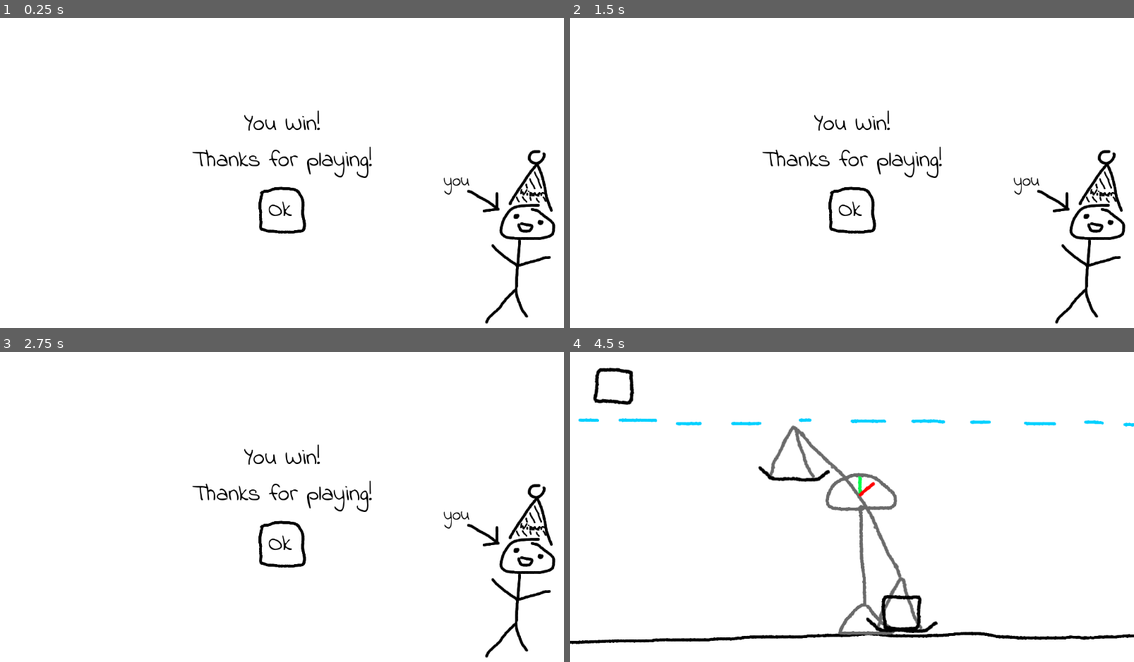
Above: before the commit, frames 1-4 (two rows, left to right).
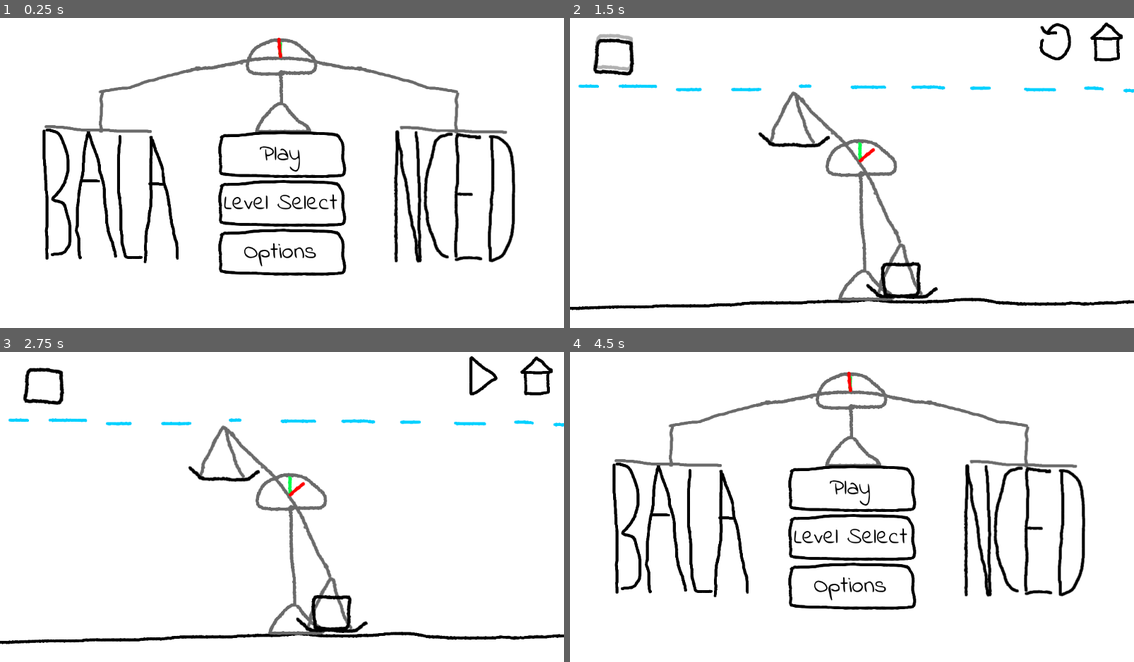
Above: after the commit, the same moments.

Repository: lzxh7/balanced
Game: Godot game, scene res://scenes/main.tscn
Two runs of this game, one before a commit and one after it. Both use one fixed random seed, a clock stepped at 60 frames per second and the inputs below. The engine's default icon, where the game draws it, is replaced by a stand-in: a white triangle on a blue panel in a dark square.
Inputs (mouse positions are in pixels of both pictures, inside the frame that each line leads up to):
- Up to frame 1 (0.25 s): no input
- Up to frame 2 (1.5 s): click (852, 154) at 0.5 s, where only the run after the commit has a clickable "Play"; click (1060, 42) at 1.27 s
- Up to frame 3 (2.75 s): click (490, 376) at 2.02 s
- Up to frame 4 (4.5 s): click (852, 544) at 2.75 s, where only the run before the commit has a clickable "Ok"; click (852, 488) at 3.5 s, where only the run before the commit has a clickable "Play"; click (1111, 376) at 4.27 s

The runs differ from the first frame. In frame 1, 11% of the frame differs, in the area x 7-99%, y 6-99%; in frame 2, 7.3%; in frame 3, 7.1%; in frame 4, 13%, in the area x 0-100%, y 5-95%.

Commit message:
im done i think

Diff:
--- /dev/null
+++ b/default_bus_layout.tres
@@ -0,0 +1,15 @@
+[gd_resource type="AudioBusLayout" format=3 uid="uid://nhf1dwgm6xeq"]
+
+[resource]
+bus/1/name = &"SFX"
+bus/1/solo = false
+bus/1/mute = false
+bus/1/bypass_fx = false
+bus/1/volume_db = 0.0
+bus/1/send = &"Master"
+bus/2/name = &"Music"
+bus/2/solo = false
+bus/2/mute = false
+bus/2/bypass_fx = false
+bus/2/volume_db = 0.0
+bus/2/send = &"Master"
--- a/project.godot
+++ b/project.godot
@@ -12,8 +12,13 @@
 
 config/name="Balanced"
 run/main_scene="res://scenes/main.tscn"
+config/use_custom_user_dir=true
 config/features=PackedStringArray("4.1", "Forward Plus")
-config/icon="res://icon.svg"
+boot_splash/bg_color=Color(1, 1, 1, 1)
+boot_splash/image="res://splash.png"
+boot_splash/fullsize=false
+config/icon="res://icon.png"
+config/windows_native_icon="res://icon.ico"
 
 [display]
 
--- a/scenes/explosive.tscn
+++ b/scenes/explosive.tscn
@@ -1,8 +1,9 @@
-[gd_scene load_steps=10 format=3 uid="uid://bkuxl7voktcvf"]
+[gd_scene load_steps=11 format=3 uid="uid://bkuxl7voktcvf"]
 
 [ext_resource type="Script" path="res://scripts/explosive.gd" id="1_6kk0j"]
 [ext_resource type="Texture2D" uid="uid://blg77ottyqxnm" path="res://textures/explosion_particle.png" id="2_cxrj8"]
 [ext_resource type="Script" path="res://scripts/free_particles.gd" id="3_crsuf"]
+[ext_resource type="AudioStream" uid="uid://dsquqywsqx7ue" path="res://sounds/explosion.wav" id="4_ns6ww"]
 
 [sub_resource type="CircleShape2D" id="CircleShape2D_osktv"]
 
@@ -50,3 +51,6 @@
 one_shot = true
 explosiveness = 0.75
 script = ExtResource("3_crsuf")
+
+[node name="AudioStreamPlayer" type="AudioStreamPlayer" parent="GPUParticles2D"]
+stream = ExtResource("4_ns6ww")
--- a/scenes/levels/level_4.tscn
+++ b/scenes/levels/level_4.tscn
@@ -22,12 +22,13 @@
 
 [node name="Box" parent="." index="4" instance=ExtResource("6_nj6nc")]
 position = Vector2(72, 69)
+freeze = true
 
 [node name="Draggable" type="Node" parent="Box" index="2" node_paths=PackedStringArray("not_draggable_area")]
 script = ExtResource("5_f48f7")
 not_draggable_area = NodePath("../../NotDraggableArea")
 
-[node name="Scale" parent="." index="5"]
+[node name="Scale" parent="." index="6"]
 position = Vector2(451, 418)
 
 [node name="Pivot" parent="Scale" index="1"]
--- a/scenes/main.tscn
+++ b/scenes/main.tscn
@@ -27,6 +27,9 @@
 [ext_resource type="Texture2D" uid="uid://dgqaj1i5bk1ju" path="res://textures/ui/go_button.png" id="18_tucju"]
 [ext_resource type="Texture2D" uid="uid://dr5nf4p78in05" path="res://textures/ui/button.png" id="25_ddmly"]
 [ext_resource type="Texture2D" uid="uid://bqq1tky7e56si" path="res://textures/ui/winner.png" id="27_6loem"]
+[ext_resource type="AudioStream" uid="uid://cqa6qr8cuos3l" path="res://sounds/click.wav" id="28_5q5kt"]
+[ext_resource type="AudioStream" uid="uid://dd1j6741utlh" path="res://sounds/level_complete.wav" id="28_txy5a"]
+[ext_resource type="AudioStream" uid="uid://dsxb2fnf1b00b" path="res://sounds/music.mp3" id="30_r8qjr"]
 
 [sub_resource type="InputEventAction" id="InputEventAction_lm4fk"]
 action = &"home"
@@ -65,8 +68,8 @@
 
 [node name="Main" type="Node"]
 script = ExtResource("1_0cdf3")
-levels = Array[PackedScene]([ExtResource("2_ieaei"), ExtReso …(185 unchanged characters)…  ExtResource("11_taki0"), ExtResource("12_w75jh"), ExtResource("13_afn5w")])
-ghost_objects_color = Color(1, 1, 1, 0.313726)
+levels = Array[PackedScene]([ExtResource("2_ieaei"), ExtReso …(185 unchanged characters)…  ExtResource("11_taki0"), ExtResource("13_afn5w"), ExtResource("12_w75jh")])
+ghost_objects_color = Color(1, 1, 1, 0.305882)
 
 [node name="UI" type="CanvasLayer" parent="."]
 script = ExtResource("2_di1ye")
@@ -81,7 +84,6 @@
 mouse_filter = 1
 
 [node name="Menu" type="Control" parent="UI/Screens"]
-visible = false
 layout_mode = 1
 anchors_preset = 15
 anchor_right = 1.0
@@ -262,7 +264,6 @@
 mouse_filter = 1
 
 [node name="HBoxContainer" type="HBoxContainer" parent="UI/Screens/InGame"]
-visible = false
 layout_mode = 1
 anchors_preset = 1
 anchor_left = 1.0
@@ -272,6 +273,7 @@
 grow_horizontal = 0
 
 [node name="NextButton" type="Button" parent="UI/Screens/InGame/HBoxContainer"]
+visible = false
 custom_minimum_size = Vector2(100, 100)
 layout_mode = 2
 focus_mode = 0
@@ -319,6 +321,7 @@
 script = ExtResource("17_eji01")
 
 [node name="Win" type="Control" parent="UI/Screens"]
+visible = false
 layout_mode = 1
 anchors_preset = 15
 anchor_right = 1.0
@@ -401,11 +404,23 @@
 grow_vertical = 0
 texture = ExtResource("27_6loem")
 
-[node name="HitSound" type="AudioStreamPlayer" parent="."]
-max_polyphony = 64
+[node name="LevelComplete" type="AudioStreamPlayer" parent="."]
+stream = ExtResource("28_txy5a")
+volume_db = -3.682
+bus = &"SFX"
+
+[node name="Click" type="AudioStreamPlayer" parent="."]
+stream = ExtResource("28_5q5kt")
+volume_db = 10.98
+bus = &"SFX"
+
+[node name="Music" type="AudioStreamPlayer" parent="."]
+stream = ExtResource("30_r8qjr")
+volume_db = -5.522
+autoplay = true
+bus = &"Music"
 
 [connection signal="level_completed" from="." to="UI/Screens/InGame/HBoxContainer/NextButton" method="show"]
-[connection signal="title_added" from="UI/Screens/Menu" to="." method="set_up_sounds"]
 [connection signal="visibility_changed" from="UI/Screens/Menu" to="UI/Screens/Menu" method="_on_visibility_changed"]
 [connection signal="pressed" from="UI/Screens/Menu/VBoxContainer/PlayButton" to="." method="next_level" binds= [true]]
 [connection signal="pressed" from="UI/Screens/Menu/VBoxContainer/PlayButton" to="UI" method="set_screen" binds= ["InGame"]]
@@ -417,6 +432,7 @@
 [connection signal="pressed" from="UI/Screens/Options/BackButton" to="UI" method="set_screen" binds= ["Menu"]]
 [connection signal="visibility_changed" from="UI/Screens/LevelSelect/LevelButtons" to="UI/Screens/LevelSelect/LevelButtons" method="_on_visibility_changed"]
 [connection signal="pressed" from="UI/Screens/LevelSelect/BackButton" to="UI" method="set_screen" binds= ["Menu"]]
+[connection signal="pressed" from="UI/Screens/InGame/HBoxContainer/NextButton" to="." method="clear_ghosts"]
 [connection signal="pressed" from="UI/Screens/InGame/HBoxContainer/NextButton" to="." method="next_level"]
 [connection signal="pressed" from="UI/Screens/InGame/HBoxContainer/NextButton" to="UI/Screens/InGame/HBoxContainer/NextButton" method="hide"]
 [connection signal="pressed" from="UI/Screens/InGame/HBoxContainer/NextButton" to="UI/Screens/InGame/HBoxContainer/ResetButton" method="hide"]
--- a/scripts/free_particles.gd
+++ b/scripts/free_particles.gd
@@ -1,6 +1,5 @@
 extends GPUParticles2D
 
-# eww memory leaks
 
 var emitted := false
 
@@ -12,6 +11,8 @@
 # Called every frame. 'delta' is the elapsed time since the previous frame.
 func _process(_delta: float) -> void:
 	if emitting:
-		emitted = true
-	if emitted and not emitting:
+		if emitted == false:
+			$AudioStreamPlayer.play()
+			emitted = true
+	if emitted and $AudioStreamPlayer.playing == false:
 		queue_free()
--- a/scripts/level.gd
+++ b/scripts/level.gd
@@ -50,6 +50,7 @@
 # gets the sprite2D's of all draggable nodes. to be used in main.gd to create
 # ghost objects
 func get_ghosts(from: Node = self) -> Array[Sprite2D]:
+	@warning_ignore("unassigned_variable")
 	var result: Array[Sprite2D]
 	for child in from.get_children():
 		result.append_array(get_ghosts(child))
--- a/scripts/main.gd
+++ b/scripts/main.gd
@@ -18,6 +18,9 @@
 	$UI/Screens/Options/GridContainer/SFXSlider.value = Save.data["sfx_volume"]
 	$UI/Screens/Options/GridContainer/ImperialMassCheck.button_pressed = Save.data["america_mode"]
 
+	set_up_button_sounds()
+
+
 # Called every frame. 'delta' is the elapsed time since the previous frame.
 func _process(_delta: float) -> void:
 	pass
@@ -29,6 +32,7 @@
 
 
 func _on_level_completed() -> void:
+	$LevelComplete.play()
 	Save.set_value("level_completion", int(Save.data["level_completion"]) | (1 << level_id))
 	level_completed.emit()
 
@@ -40,16 +44,22 @@
 
 func _on_music_slider_value_changed(value: float) -> void:
 	Save.set_value("music_volume", value)
-	#TODO: set the volume of the music audio bus
+	AudioServer.set_bus_volume_db(AudioServer.get_bus_index("Music"), 20 * log((value + 1) / 100))
 
 
 func _on_sfx_slider_value_changed(value: float) -> void:
 	Save.set_value("sfx_volume", value)
-	#TODO: set the volume of the sound effects audio bus
-
+	AudioServer.set_bus_volume_db(AudioServer.get_bus_index("SFX"), 20 * log((value + 1) / 100))
 
 func _on_imperial_mass_check_toggled(button_pressed: bool) -> void:
 	Save.set_value("america_mode", button_pressed)
+
+
+func set_up_button_sounds(from: Node = self):
+	for child in from.get_children():
+		set_up_button_sounds(child)
+		if child is BaseButton:
+			child.pressed.connect($Click.play)
 
 
 func load_level(id: int) -> void:
@@ -58,7 +68,6 @@
 	clear_level()
 	level = levels[id].instantiate() as Level
 	add_child(level)
-	set_up_sounds(level)
 	level.level_completed.connect(_on_level_completed, CONNECT_ONE_SHOT)
 	level.mass_inspected.connect($UI/Screens/InGame/MassLabel._on_mass_inspected)
 
@@ -107,15 +116,3 @@
 	ui.set_screen("Win")
 	clear_level()
 	Save.set_value("seen_win_screen", true)
-
-
-# connect the body entered signals from all rigid body decendents of node
-# to the hit sound effect
-func set_up_sounds(node: Node) -> void:
-	if node is RigidBody2D:
-		# we use a lambda to strip the body parameter of the body_entered signal
-		node.body_entered.connect(func(_body): $HitSound.play())
-		node.contact_monitor = true
-		node.max_contacts_reported = max(node.max_contacts_reported, 5)
-	for child in node.get_children():
-		set_up_sounds(child)
--- a/scripts/save.gd
+++ b/scripts/save.gd
@@ -4,8 +4,8 @@
 const SAVE_PATH := "user://save.json"
 const DEFAULT_SAVE := {
 	"level_completion": 0,
-	"sfx_volume": 1.0,
-	"music_volume": 1.0,
+	"sfx_volume": 50,
+	"music_volume": 50,
 	"america_mode": false,
 	"seen_win_screen": false,
 }
Not shown, changed: export_presets.cfg
Binary file added: icon.ico
Binary file added: icon.png
Not shown, added: icon.png.import
Not shown: 2 places in scenes/main.tscn that only renumber resources
Not shown, added: sounds/click.wav.import
Not shown, added: sounds/explosion.wav.import
Not shown, added: sounds/level_complete.wav.import
Not shown, added: sounds/music.mp3.import
Binary file added: splash.png
Not shown, added: splash.png.import
Not shown, changed: gimp/art.xcf
(and 4 more such lines)
